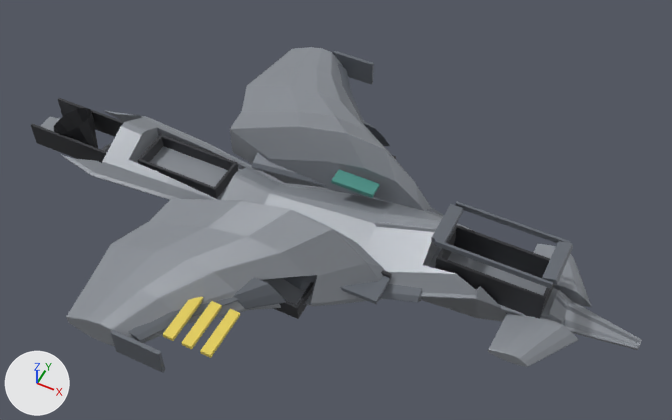
What one commit did to the glTF model assets/ships/parts/wholeships/hornet_production_v1_lod2.glb.
Before and after are seen from a 50 mm camera at (4.88, -8.5, 11.17) aimed at (0.53, 0.19, 0.3). The lights are fixed; the arrows at lower left show +X, +Y and +Z. The older version comes first. Objects named as collision shapes, trigger or cutter boxes, shadow casters or lower levels of detail are left out. Where no turn or scale is listed for an object, it has been applied to the vertices. Vertices at exactly the same position are counted once.

Names of what the first picture shows: 'LOD0_Bell', 'LOD0_Canard_Port', 'LOD0_Canard_Stbd', 'LOD0_Drive_Fore', 'LOD0_Hull', 'LOD0_MarkingPlate', 'LOD0_RepairPatch', 'LOD0_StencilBar_0', 'LOD0_Wing_Port', 'LOD0_Wing_Stbd'.
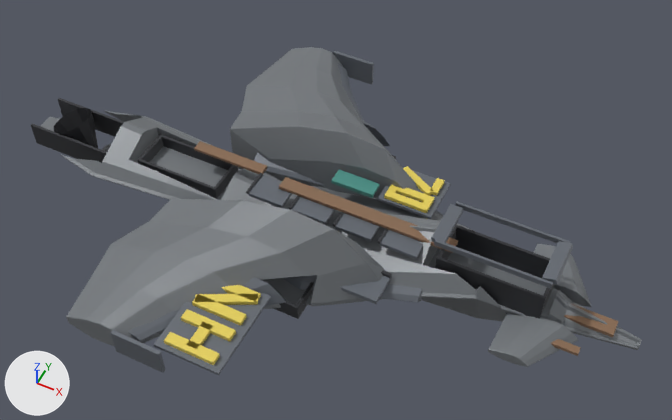
Where the change shows, as pixel boxes (x1, y1, x2, y2) in the pictures (672 x 420 px):
'LOD0_Hull', recoloured, surface changed: (41, 111, 642, 350) in both
'LOD0_Wing_Port', recoloured, surface changed: (66, 199, 378, 346) in both
'LOD0_RepairPatch', reshaped: before (111, 51, 573, 373); after (111, 51, 573, 375)
'LOD0_Wing_Stbd', recoloured, surface changed: (230, 47, 416, 184) in both
'LOD0_Letter0_B', added: after (164, 166, 445, 365)
'LOD0_DirtCanard', added: after (194, 141, 618, 356)
'LOD0_Canard_Port', recoloured, surface changed: (488, 313, 578, 367) in both
'LOD0_StencilBar_0', deleted (yellow): before (163, 297, 240, 358)
'LOD0_Canard_Stbd', recoloured, surface changed: (534, 243, 591, 307) in both
part 1 of me_cube_227, added: after (378, 167, 451, 219)
part 2 of me_cube_227, added: after (154, 293, 271, 375)
part 3 of me_cube_227, added: after (380, 229, 423, 259)
part 4 of me_cube_227, added: after (335, 213, 380, 242)
part 5 of me_cube_227, added: after (291, 197, 335, 225)
part 6 of me_cube_227, added: after (248, 175, 292, 208)
part 7 of me_cube_208, added: after (378, 228, 388, 244)
part 8 of me_cube_208, added: after (333, 212, 344, 227)
part 9 of me_cube_208, added: after (289, 195, 300, 209)
part 10 of me_cube_208, added: after (246, 173, 263, 194)

Patch to the scene script:
```diff
--- a/assets/ships/parts/wholeships/hornet_production_v1_lod2.glb.py
+++ b/assets/ships/parts/wholeships/hornet_production_v1_lod2.glb.py
@@ mat_material_hull @@
 mat_material_hull = principled_material('Material_Hull')
-mat_material_hull.base_color = (0.26, 0.28, 0.31)  # grey #8b9097
+mat_material_hull.base_color = (0.18, 0.195, 0.21)  # grey #767a7e
 mat_material_hull.metallic = 0.1
-mat_material_hull.roughness = 0.4
+mat_material_hull.roughness = 0.44
 mat_material_hull.coat_weight = 0.04
@@ me_cube_208 @@
-me_cube_208.from_pydata(...)  # 164 vertices, 288 faces; spans x -4.99..4.03, y -1.72..1.72, z -0.13..0.76
+me_cube_208.from_pydata(...)  # 196 vertices, 336 faces; spans x -4.99..4.03, y -1.72..1.72, z -0.13..0.76
+# me_cube_208 part 7: a new loose piece, a box spanning x 1.52..1.56, y -0.44..0.0, z 0.71..0.75, in mat_material_mechanical (dark grey #383a3e)
+# me_cube_208 part 8: a new loose piece, a box spanning x 0.79..0.83, y -0.44..0.0, z 0.71..0.75, in mat_material_mechanical (dark grey #383a3e)
+# me_cube_208 part 9: a new loose piece, a box spanning x 0.05..0.09, y -0.44..0.0, z 0.71..0.75, in mat_material_mechanical (dark grey #383a3e)
+# me_cube_208 part 10: a new loose piece, a box spanning x -0.69..-0.65, y -0.44..0.0, z 0.71..0.75, in mat_material_mechanical (dark grey #383a3e)
 me_cube_208.materials.append(mat_material_mechanical)
@@ me_cube_227 @@
-me_cube_227.from_pydata(...)  # 936 vertices, 1820 faces; spans x -1.56..4.13, y -3.41..3.41, z 0.11..1.23
+me_cube_227.from_pydata(...)  # 1176 vertices, 2276 faces; spans x -1.56..4.13, y -3.41..3.41, z 0.11..1.23
+# me_cube_227 part 1: a new loose piece, a box spanning x 1.14..2.02, y 0.39..1.17, z 0.635..0.685, in mat_material_armor (grey #656a73)
+# me_cube_227 part 2: a new loose piece, a box spanning x -0.49..0.53, y -3.29..-1.87, z 0.495..0.545, in mat_material_armor (grey #656a73)
+# me_cube_227 part 3: the loose piece of 56 vertices spanning x 2.3..2.5, y -0.36..0.36, z 1.08..1.16 is copied, and the copy is scaled about its middle by (2.91, 0.61, 0.683), then moved by (-0.55, -0.22, -0.42); it spans x 1.56..2.14, y -0.44..0.0, z 0.67..0.73
+# me_cube_227 part 4: the loose piece of 56 vertices spanning x 0.96..1.88, y -1.23..-0.73, z 0.38..0.45 is copied, and the copy is scaled about its middle by (0.631, 0.882, 0.795), then moved by (-0.3, 0.76, 0.28); it spans x 0.83..1.41, y -0.44..0.0, z 0.67..0.73
+# me_cube_227 part 5: the loose piece of 56 vertices spanning x 0.96..1.88, y -1.23..-0.73, z 0.38..0.45 is copied, and the copy is scaled about its middle by (0.631, 0.882, 0.795), then moved by (-1.04, 0.76, 0.28); it spans x 0.09..0.67, y -0.44..0.0, z 0.67..0.73
+# me_cube_227 part 6: the loose piece of 56 vertices spanning x 0.96..1.88, y -1.23..-0.73, z 0.38..0.45 is copied, and the copy is scaled about its middle by (0.631, 0.882, 0.795), then moved by (-1.78, 0.76, 0.28); it spans x -0.65..-0.07, y -0.44..0.0, z 0.67..0.73
 me_cube_227.materials.append(mat_material_armor)
@@ ob_lod0_stencilbar_0 @@
-ob_lod0_stencilbar_0 = bpy.data.objects.new('LOD0_StencilBar_0', me_cube_229)
@@ ob_lod0_letter0_b @@
+ob_lod0_letter0_b = bpy.data.objects.new('LOD0_Letter0_B', me_cube_323)  # 94 vertices, 144 faces; spans x -0.4..1.93, y -3.21..1.16, z 0.54..0.75; in mat_material_warning (yellow #e5ce59)
+ob_lod0_letter0_b.location = (0.0, 0.0, 0.0)
@@ ob_lod0_dirtcanard @@
+ob_lod0_dirtcanard = bpy.data.objects.new('LOD0_DirtCanard', me_cube_339)  # a box spanning x 3.87..4.69, y -0.64..-0.52, z 0.18..0.22; a box spanning x -0.27..2.57, y -0.16..0.06, z 0.74..0.79; a box spanning x -0.78..1.28, y -1.05..-0.91, z 0.38..0.44; a box spanning x 4.32..5.04, y -0.13..0.13, z 0.19..0.25; a box spanning x -0.58..0.78, y 0.84..1.0, z 0.59..0.64; a box spanning x -1.98..-0.72, y 0.09..0.27, z 0.6..0.64; in mat_material_dirt (brown #866950)
+ob_lod0_dirtcanard.location = (0.0, 0.0, 0.0)
```
